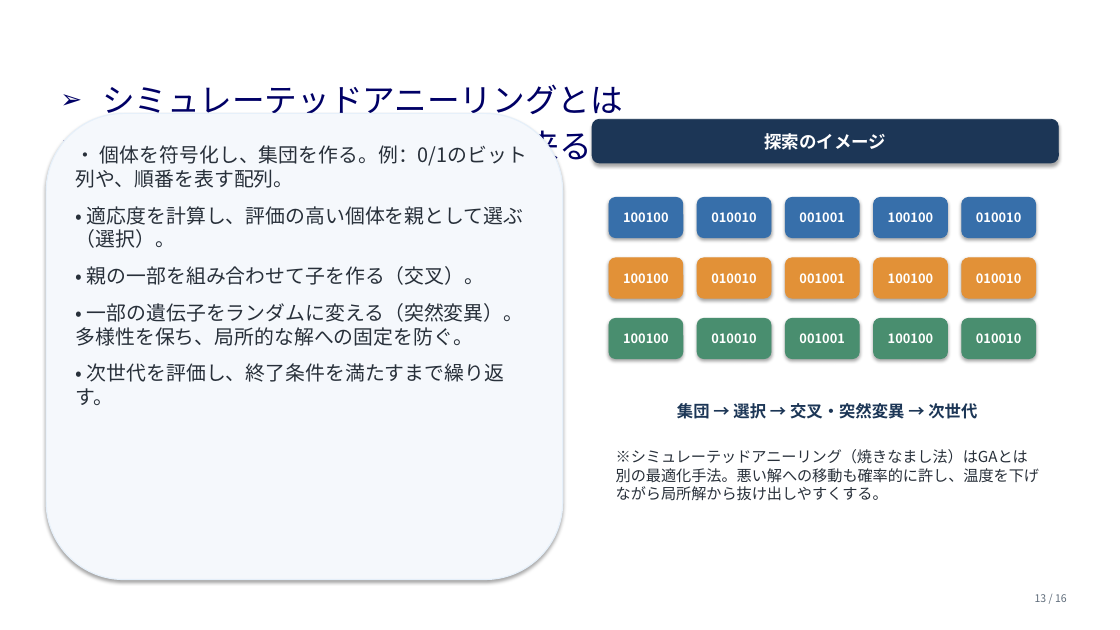
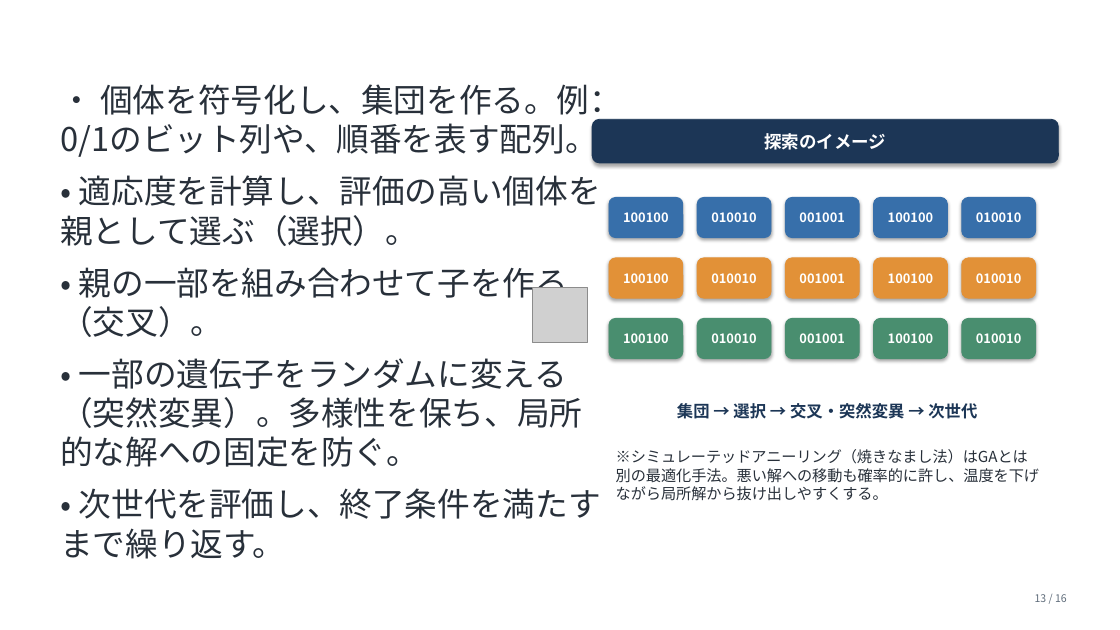
Before and after one commit to zassou-robo/Introduction_knowledge_science_6, a slide deck: slide 13 of 第6回_05知識科学概論.pptx. Drawn at 1120x630 pixels with LibreOffice and Linux fonts; fonts in the diff are those of the drawing; grey boxes stand for pictures; background and template pictures are left out. Boxes give left, top, right and bottom in pixels: in the first picture for what was removed or moved away, otherwise in the second. Text is boxed around its words. In the diff, an @@ line names an element or a change of style, - is before the commit and + after.

```diff
--- a/第6回_05知識科学概論.pptx
+++ b/第6回_05知識科学概論.pptx
@@ text "• 個体を符号化し、集団を作る。例：0/1のビット列や、順番を表す配列。": place and size @@
-text "• 個体を符号化し、集団を作る。例：0/1のビット列や、順番を表す配列。" at (76, 145, 527, 405)
+text "• 個体を符号化し、集団を作る。例：0/1のビット列や、順番を表す配列。" at (60, 84, 622, 559)
@@ text "• 個体を符号化し、集団を作る。例：0/1のビット列や、順番を表す配列。" at (60, 84, 622, 559): size 17 to 28 pt @@
@@ text removed at (102, 84, 689, 212) @@
-➢ シミュレーテッドアニーリングとは
-➢ 何故，近似解を得ることが出来るのか？
-➢ 図を用いる
@@ rounded rectangle removed at (46, 113, 563, 580) @@
@@ picture added at (533, 287, 588, 343) @@
```
Also in this commit, not shown: 15 other slides changed.
